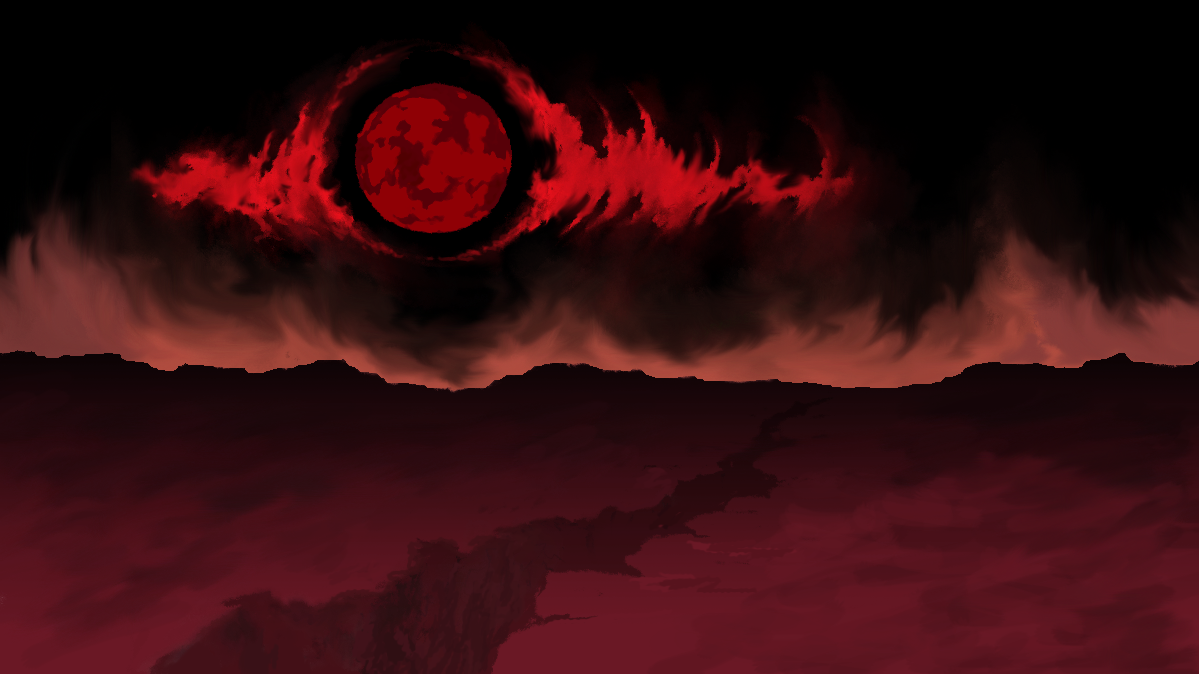
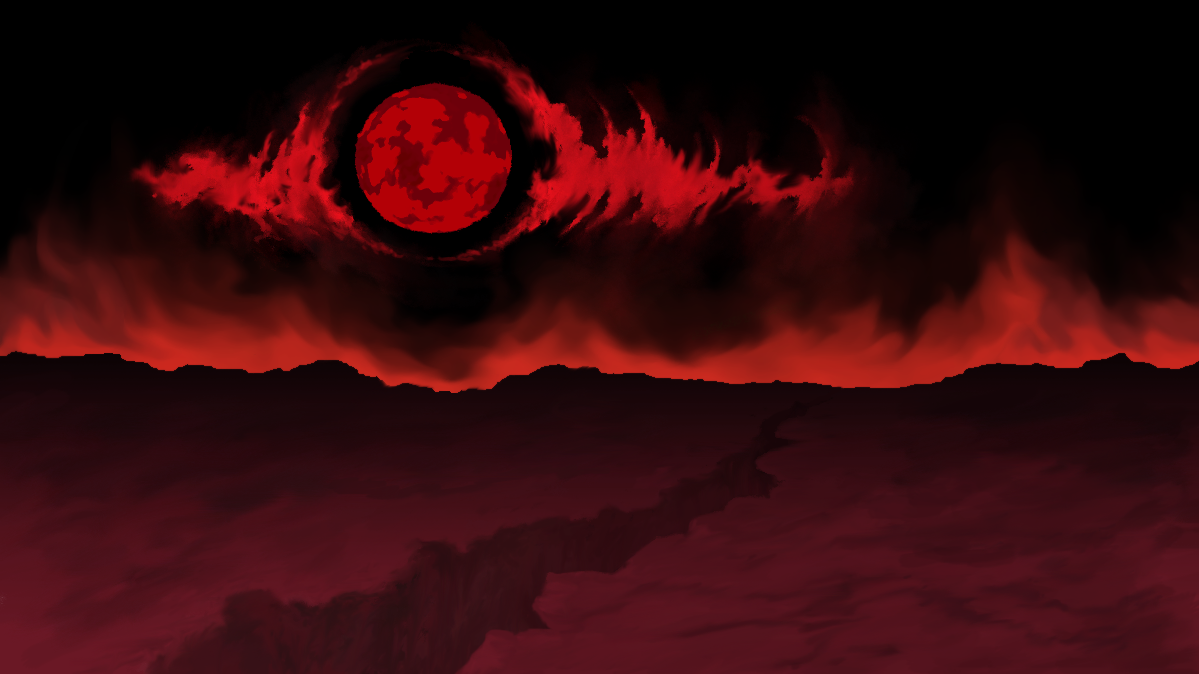
Comparing the layer stacks of the two 1199 × 674 images. Changes:
"moon": opacity 56% → 100%, painted on it over [354, 81, 512, 234]
added layer "terrain right" above "terrain left" over [399, 347, 1199, 674]
renamed "terrain" to "terrain left", painted on it over [0, 159, 1199, 674]
"atmosphere": opacity 78% → 100%, painted on it over [0, 83, 1199, 451]
